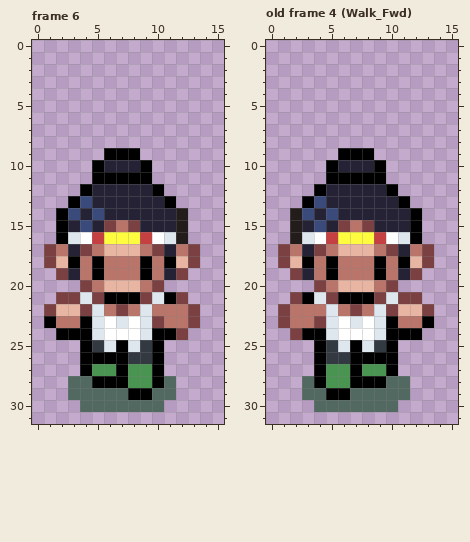
Two versions of one pixel-art file, assets/kukui.aseprite. The picture above was drawn from the file before the commit.
16x32 pixels, 6 frames. Colours within 5 levels of each other are drawn and written as one. Shown: frame 6, old frame 4 (Walk_Fwd). The commit also changed other frames, which this record leaves out.
The result:
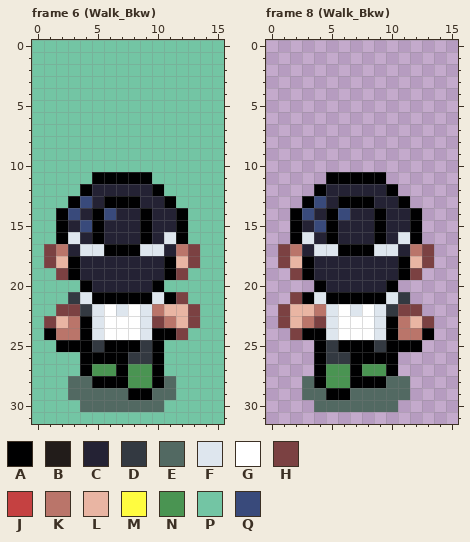
Palette (. is transparent): A #000001  B #221c1a  C #242234  D #333941  E #526962  F #dee6ee  G #ffffff  H #7b4142  J #c54141  K #ba756a  L #e9b5a3  M #fffc40  N #4a9452  P #73c5a4  Q #394a7b
A new or re-ordered frame is compared with the old frame closest to it.
Diff:
frames 6 -> 12
Changed rows in their new state; - is an unchanged pixel.
Frame 6 (Walk_Bkw):
first column x 0:
 0 PPPPPPPPPPPPPPPP
 1 PPPPPPPPPPPPPPPP
 2 PPPPPPPPPPPPPPPP
 3 PPPPPPPPPPPPPPPP
 4 PPPPPPPPPPPPPPPP
 5 PPPPPPPPPPPPPPPP
 6 PPPPPPPPPPPPPPPP
 7 PPPPPPPPPPPPPPPP
 8 PPPPPPPPPPPPPPPP
 9 PPPPPPPPPPPPPPPP
10 PPPPPPPPPPPPPPPP
11 PPPPP-----PPPPPP
12 PPPP-------PPPPP
13 PPP---AAA---PPPP
14 PP---AQ--A--APPP
15 PP---ACCCA--APPP
16 PP--CACCCAC-APPP
17 P---FFAAAFF---PP
18 P---CCCCCCC---PP
19 PP-ACCCCCCCA-PPP
20 PPPPACCCCCAPPPPP
21 PPPD-A---A---PPP
22 PPHHD-GFG--LL-PP
23 PHL----G----L-PP
24 PAKK---------PPP
25 PPAA--A-A--PPPPP
26 PPPP-------PPPPP
27 PPPP-------PPPPP
28 PPP---------PPPP
29 PPP---------PPPP
30 PPPP-------PPPPP
31 PPPPPPPPPPPPPPPP
Frame 8 (Walk_Bkw) is new; against old frame 4 (Walk_Fwd):
first column x 2:
 9 ----...-----
10 ---.....----
13 ----AAA-----
14 A--AQ--A----
15 A--ACCCA----
16 A-CACCCAC---
17 --FFAAAFF---
18 --CCCCCCC---
19 -ACCCCCCCA--
20 --ACCCCCA---
21 ---A---A-D.-
22 LL--GFG-DHH.
23 L----G----LH
24 ---------KKA
25 ----A-A--AA-
Boxes around the changes in both pictures, in picture pixels (x1, y1, x2, y2):
changed: (32, 40, 224, 424)
changed: (290, 148, 434, 352)
